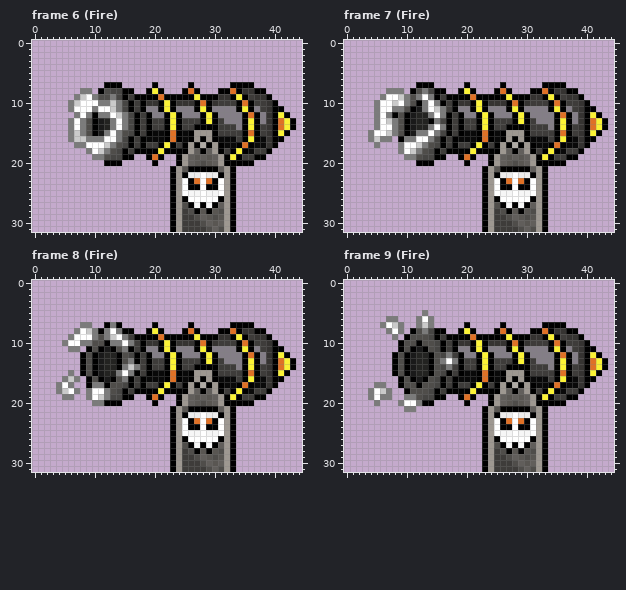
Pixel-art file -- Art/Aseprite/cannon + bazooka.ase. Above: the version before the commit.
45x32 pixels, 9 frames. Colours within 5 levels of each other are drawn and written as one. Shown: frame 6 (Fire), frame 7 (Fire), frame 8 (Fire), frame 9 (Fire). The commit also changed other frames, which this record leaves out.
Now the later version:
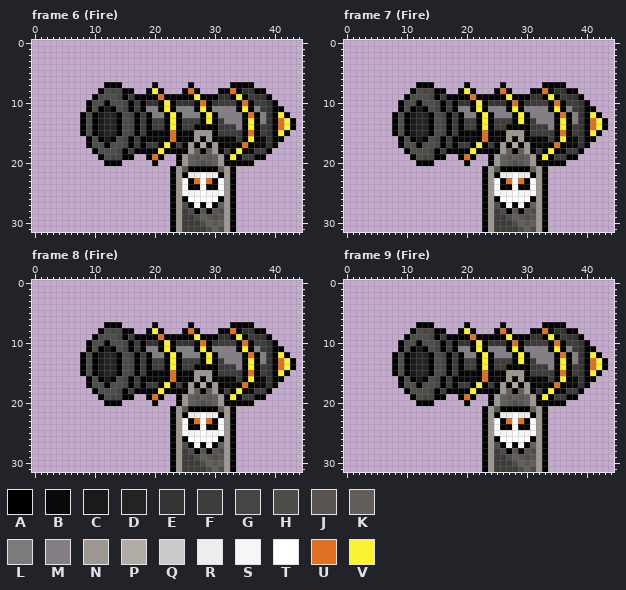
Palette (. is transparent): A #000000  B #090909  C #1a1a1a  D #232321  E #353331  F #3e3c3a  G #464543  H #4f4d4a  J #595652  K #615e5b  L #7b7b7b  M #847e87  N #9e9891  P #b0aba5  Q #cacaca  R #ededed  S #f6f6f6  T #ffffff  U #df7126  V #fbf236
Changes in this commit:
layer "Smoke/Smoke" now hidden
Frame 6 (Fire):
y 8: x 8..9 LL -> ..
y 9: x 7..10 LQTL -> ...A; x 13 L -> H
y 10: x 6..14 LQTTTLLQL -> ...AHHAHH
y 11: x 6..14 LTTTLTTQL -> ...AHACAH
y 12: x 7..9 LTL -> .AH; x 11..15 LLTQL -> CDDAH
y 13..14: x 6..8 LTL -> ..A; x 13..15 LTL -> DAH
y 15: x 6..8 LQL -> ..A; x 12..14 LTL -> DDA
y 16: x 6..14 LQQLLLTTL -> ...AHACAH
y 17: x 7..13 LLTTTQL -> ..AHHAH
y 18: x 9..12 LTQL -> .AHH
y 19: x 10..11 LL -> .A
Frame 7 (Fire):
y 8: x 7..9 LLL -> ...; x 13 L -> G
y 9: x 6..10 LTTQL -> ....A; x 12..14 LTL -> HHG
y 10: x 5..10 LTTQTL -> ....AH; x 13..15 LTL -> HHG
y 11: x 5..9 LTTLL -> ....A; x 13..16 LTQL -> AHGA
y 12: x 5..7 LTL -> ...; x 14..16 LTL -> AHG
y 13: x 5..8 LTQL -> ...A; x 15 L -> H
y 14: x 5..8 LTTL -> ...A; x 14..16 LTL -> AHG
y 15: x 4..8 LTTQL -> ....A; x 12..15 LLTL -> DDAH
y 16: x 4..7 LQLL -> ....; x 10..14 LLTTL -> HACAH
y 17: x 5 L -> .; x 9..13 LTTQL -> AHHAH
y 18: x 9..12 LTQL -> .AHH
y 19: x 10..11 LL -> .A
Frame 8 (Fire):
y 7: x 8..9 LL -> ..; x 13 L -> A
y 8: x 7..10 LTQL -> ....; x 12..14 LTL -> HGG
y 9: x 6..10 LTTTL -> ....A; x 12..15 LQTL -> HHGA
y 10: x 5..9 LTTLL -> ....A; x 13..16 LLTL -> HHGA
y 11: x 6..7 LL -> ..; x 15 L -> G
y 13: x 16 L -> G
y 14: x 15..17 LQL -> HGA
y 15: x 6 L -> .; x 14..16 LTL -> AHG
y 16: x 5..7 LQL -> ...; x 15 L -> G
y 17: x 4..6 LTL -> ...; x 10..11 LL -> HH
y 18: x 4..7 LQTL -> ....; x 9..12 LTTL -> .AHH
y 19: x 5..6 LL -> ..; x 9..12 LTQL -> ..AH
y 20: x 10..11 LL -> ..
Frame 9 (Fire):
y 5: x 13 L -> .
y 6: x 7..8 LL -> ..; x 12..14 LTL -> ...
y 7: x 6..9 LTQL -> ....; x 12..14 LQL -> AAA
y 8: x 7..9 LTL -> ...; x 13 L -> G
y 9: x 8 L -> .
y 12: x 17 L -> A
y 13: x 16..18 LTL -> GAF
y 14: x 17 L -> A
y 17: x 5..6 LL -> ..
y 18: x 4..7 LTQL -> ....
y 19: x 4..7 LTLL -> ....; x 10..11 LL -> .A
y 20: x 5 L -> .; x 9..12 LTTL -> ...A
y 21: x 10..11 LL -> ..
Where, in picture pixels (left, top, right, bottom), the same in both pictures:
changed: (68, 88, 128, 160)
changed: (368, 88, 446, 160)
changed: (56, 322, 140, 406)
changed: (380, 310, 434, 340)
changed: (440, 352, 458, 370)
changed: (368, 382, 422, 412)
